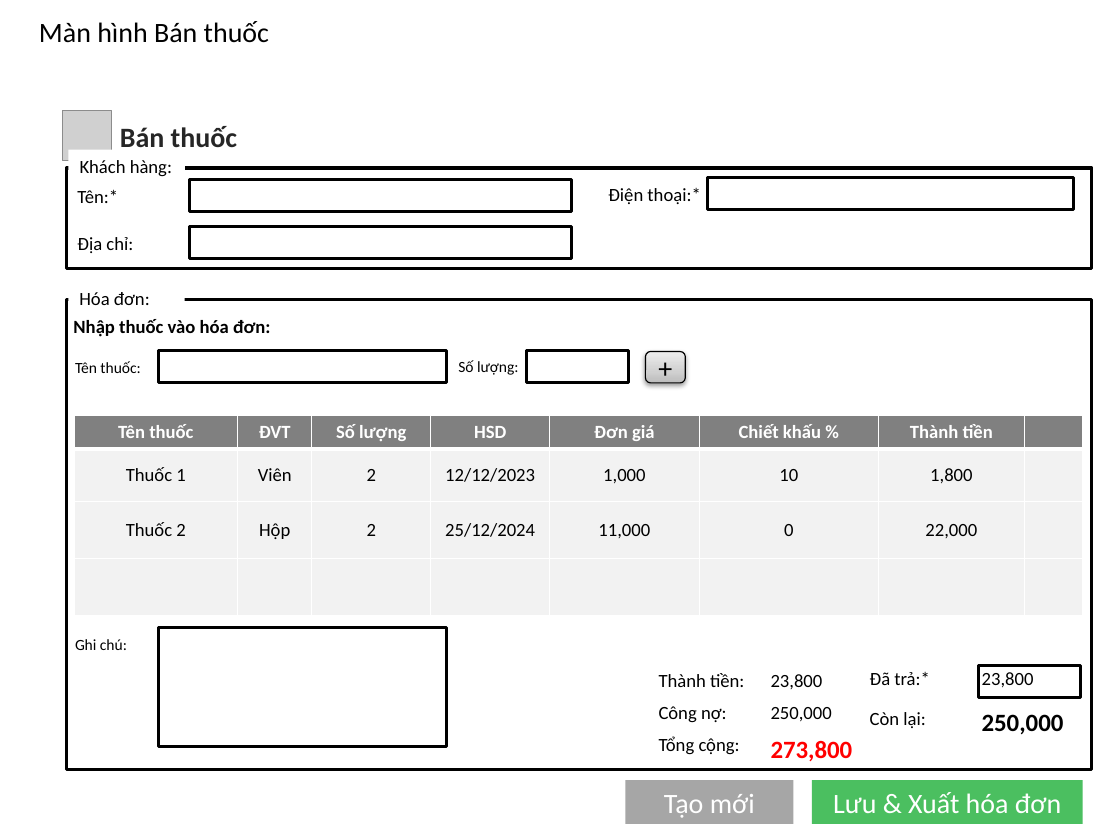
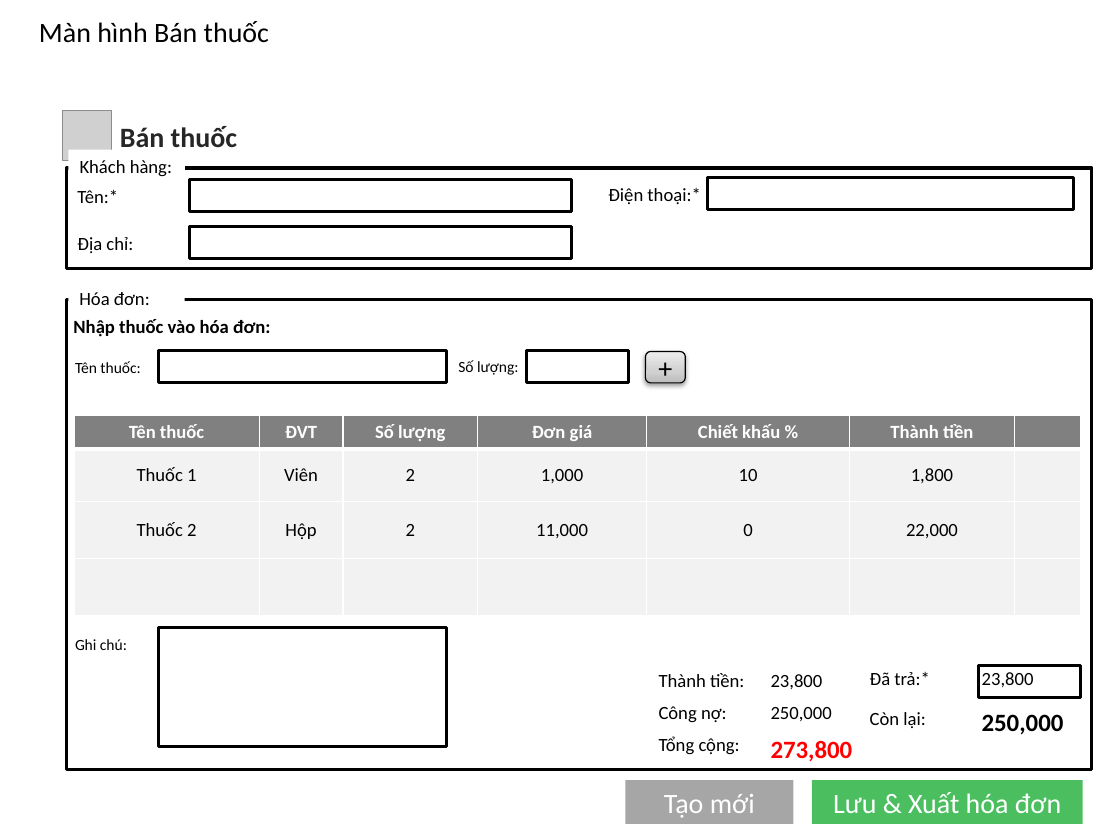
Before and after one commit to TrdHuy/Pharmacy, a slide deck: slide 22 of Pharmacy/UXUI/PagesUI.pptx. Drawn at 1120x840 pixels with LibreOffice and Linux fonts; fonts in the diff are those of the drawing; grey boxes stand for pictures; background and template pictures are left out. Boxes give left, top, right and bottom in pixels: in the first picture for what was removed or moved away, otherwise in the second. Text is boxed around its words. In the diff, an @@ line names an element or a change of style, - is before the commit and + after.

Commit message:
Implement DiscountByMedicinePage, Update UI, Update fake Customer data
Works:
- Implement DiscountByMedicinePage
- Update UI: Remove EXP column of SellingPage
- Add fake customer data

```diff
--- a/Pharmacy/UXUI/PagesUI.pptx
+++ b/Pharmacy/UXUI/PagesUI.pptx
@@ table at box(74, 416, 1080, 616) @@
-column 4: HSD | 12/12/2023 | 25/12/2024 | 
```
Also in this commit, not shown: 13 other slides changed, 25 other files.
